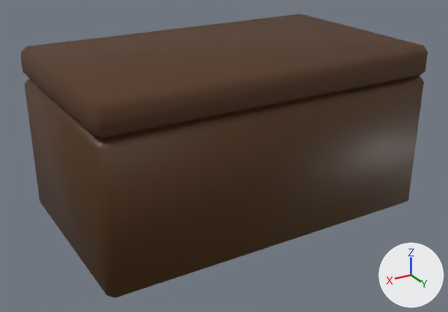
One commit to the FBX model Assets/Arts/Modeling/Assets/Bau.fbx: the scene before it, then after it.
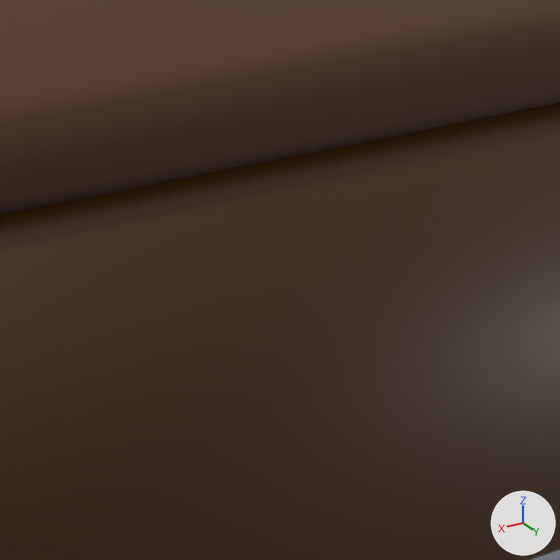
Each version is shown whole from a 50 mm camera at (1.131, 2.164, 1.147) aimed at (0.03, 0.329, 0.229), then close up on the part from 45% to 81% of the width and 18% to 70% of the height. Arrows for +X, +Y and +Z are at lower right; the lights stay in place. Where no turn or scale is listed for an object, it has been applied to the vertices.
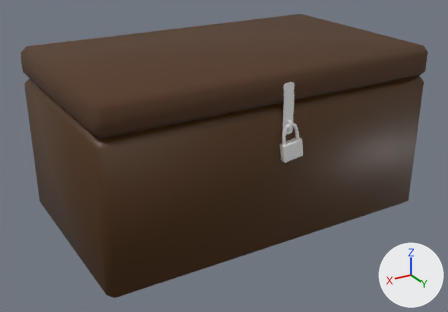
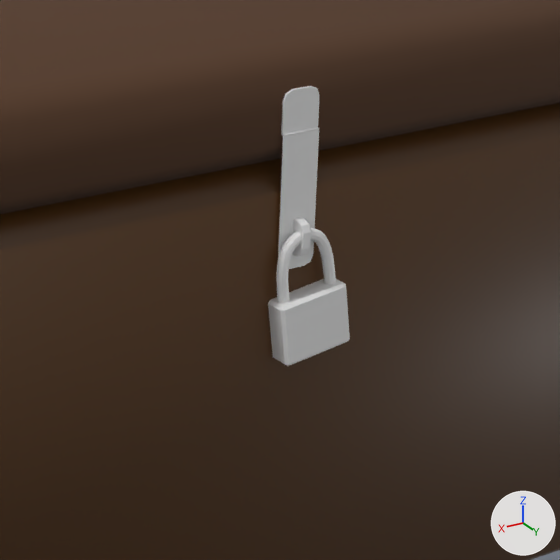
Where the newer file only moved an object's origin or applied its transform, the numbers keep the older frame.

The change, as a diff of the scene's bpy script:
```diff
--- a/Assets/Arts/Modeling/Assets/Bau.fbx.py
+++ b/Assets/Arts/Modeling/Assets/Bau.fbx.py
@@ me_plane_019 @@
+me_plane_019.from_pydata(...)  # 82 vertices, 82 faces; spans x -0.02..0.02, y -0.0009..0.0157, z -0.1305..0.0
@@ me_plane_020 @@
+me_plane_020.from_pydata(...)  # 60 vertices, 60 faces; spans x -0.02..0.02, y 0.0..0.0047, z -0.0216..0.02
@@ me_plane_018 @@
+me_plane_018.from_pydata(...)  # 24 vertices, 26 faces; spans x -0.0367..0.0459, y -0.0128..0.0128, z -0.0028..0.0687
@@ me_circle_028 @@
+me_circle_028.from_pydata(...)  # 242 vertices, 250 faces; spans x -0.0344..0.0321, y -0.0057..0.0057, z -0.0298..0.0451
@@ ob_fechadura03_002 @@
+ob_fechadura03_002 = bpy.data.objects.new('Fechadura03.002', me_plane_019)
+ob_fechadura03_002.location = (0.0, 0.674, 0.556)
@@ ob_solda03_002 @@
+ob_solda03_002 = bpy.data.objects.new('Solda03.002', me_plane_020)
+ob_solda03_002.location = (0.0, 0.671, 0.577)
@@ ob_base_cadeado_002 @@
+ob_base_cadeado_002 = bpy.data.objects.new('Base Cadeado.002', me_plane_018)
+ob_base_cadeado_002.location = (-0.018, 0.682, 0.339)
@@ ob_ferro_cadeado_002 @@
+ob_ferro_cadeado_002 = bpy.data.objects.new('Ferro Cadeado.002', me_circle_028)
+ob_ferro_cadeado_002.location = (-0.006, 0.682, 0.42)
```

Pixel boxes (x1, y1, x2, y2) of what changed, in the close-ups (560 x 560 px):
'Base Cadeado.002', added
    after: (268, 279, 350, 366)
'Fechadura03.002', added
    after: (278, 130, 319, 269)
'Solda03.002', added
    after: (281, 86, 320, 136)
'Ferro Cadeado.002', added
    after: (276, 227, 336, 303)
